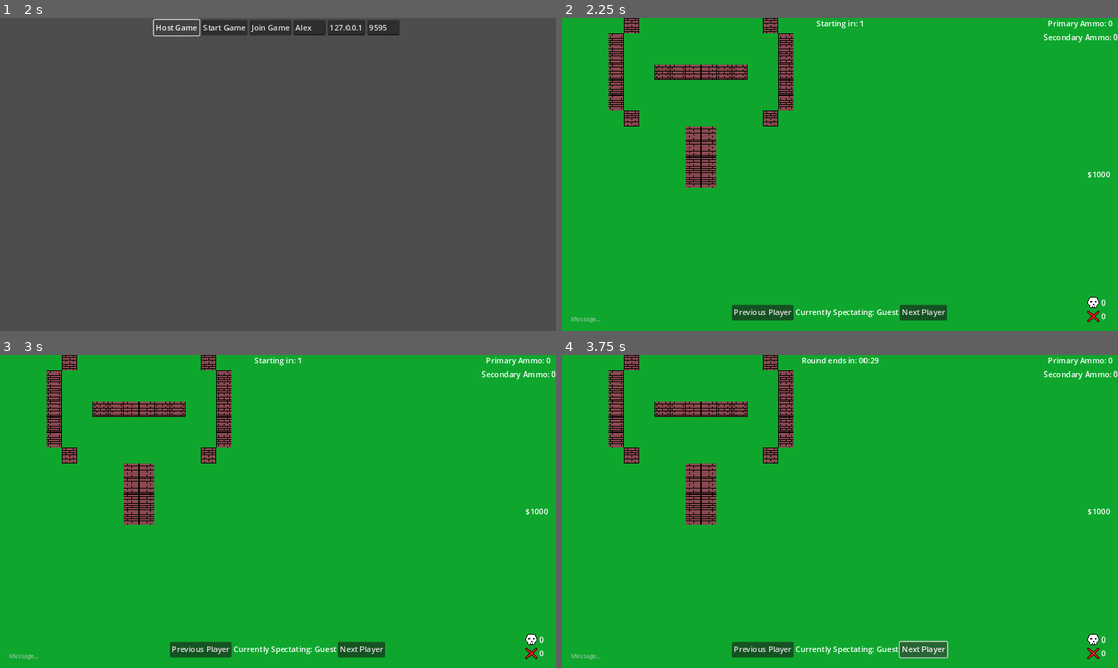
Above: before the commit, frames 1-4 (two rows, left to right).
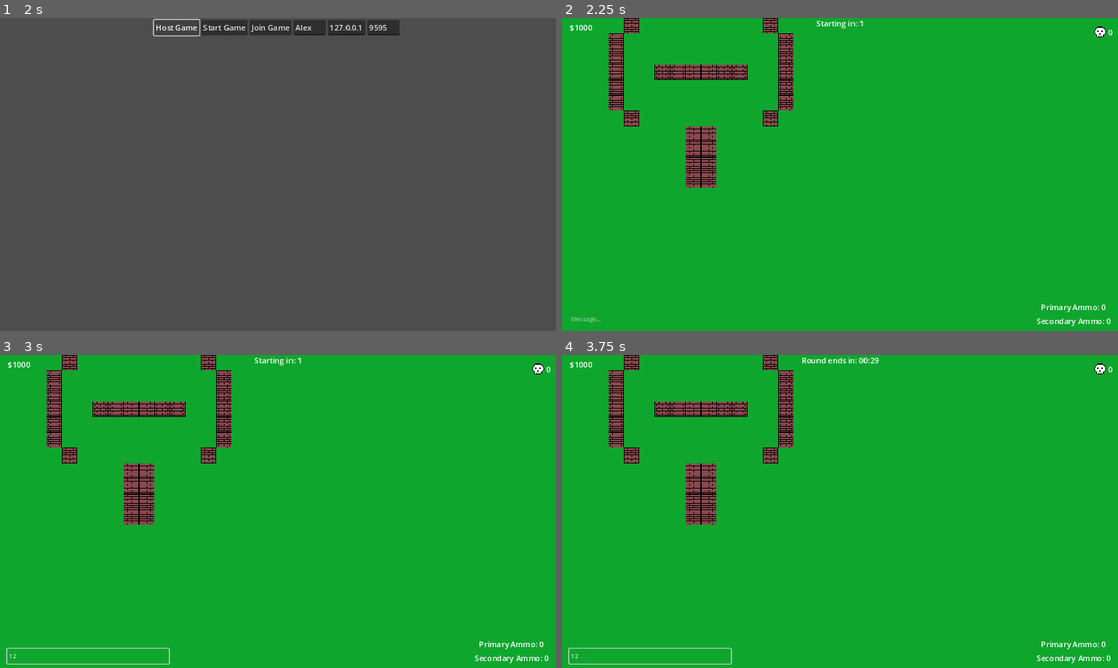
Above: after the commit, the same moments.

Repository: StormLight14/pew-pew-io
Game: Godot game, scene res://multiplayer/multiplayer.tscn
Same seed, same stepped clock (60 frames per second), same inputs: the game is played once before the commit and once after it.
Inputs (mouse positions are in pixels of both pictures, inside the frame that each line leads up to):
- Up to frame 1 (2 s): click (311, 27) at 0.52 s; type "Alex" at 0.6 s; click "Host Game" at 1.25 s
- Up to frame 2 (2.25 s): click "Start Game" at 2 s
- Up to frame 3 (3 s): click (88, 655) at 2.77 s; type "12" at 2.85 s
- Up to frame 4 (3.75 s): click (923, 649) at 3.5 s, where only the run before the commit has a clickable "Next Player"

Frame 1 is identical in both runs. In frame 2, 1.9% of the frame differs, in the area x 1-100%, y 0-99%; in frame 3, 2.1%; in frame 4, 2.2%.

Commit message:
add some gun sprites

Diff:
--- a/Items.gd
+++ b/Items.gd
@@ -5,7 +5,7 @@
 		"type": "knife",
 		"damage": 25,
 		"firing-mode": "semi-automatic",
-		"sprite": "res://assets/guns/gun.png"
+		"sprite": "res://assets/knives/default-knife.png"
 	},
 	"ak-47": {
 		"type": "primary",
@@ -33,7 +33,7 @@
 		"reload-time": 3.1,
 		"rate-of-fire": 666,
 		"firing-mode": "automatic",
-		"sprite": "res://assets/guns/gun.png"
+		"sprite": "res://assets/guns/m4a4.png"
 	},
 	"sg-553": {
 		"type": "primary",
@@ -47,7 +47,7 @@
 		"reload-time": 2.8,
 		"rate-of-fire": 545,
 		"firing-mode": "automatic",
-		"sprite": "res://assets/guns/gun.png"
+		"sprite": "res://assets/guns/sg-553.png"
 	},
 	"aug": {
 		"type": "primary",
@@ -61,7 +61,7 @@
 		"reload-time": 3.8,
 		"rate-of-fire": 600,
 		"firing-mode": "automatic",
-		"sprite": "res://assets/guns/gun.png"
+		"sprite": "res://assets/guns/aug.png"
 	},
 	"awp": {
 		"type": "primary",
@@ -75,7 +75,7 @@
 		"reload-time": 3.7,
 		"rate-of-fire": 41,
 		"firing-mode": "bolt-action",
-		"sprite": "res://assets/guns/gun.png"
+		"sprite": "res://assets/guns/awp.png"
 	},
 	"ssg-08": {
 		"type": "primary",
@@ -89,7 +89,7 @@
 		"reload-time": 3.7,
 		"rate-of-fire": 48,
 		"firing-mode": "bolt-action",
-		"sprite": "res://assets/guns/gun.png"
+		"sprite": "res://assets/guns/ssg-08.png"
 	},
 	"glock-18": {
 		"type": "secondary",
@@ -103,7 +103,7 @@
 		"reload-time": 2.3,
 		"rate-of-fire": 400,
 		"firing-mode": "semi-automatic",
-		"sprite": "res://assets/guns/gun.png"
+		"sprite": "res://assets/guns/glock-18.png"
 	},
 	"usp": {
 		"type": "secondary",
@@ -117,7 +117,7 @@
 		"reload-time": 2.7,
 		"rate-of-fire": 400,
 		"firing-mode": "semi-automatic",
-		"sprite": "res://assets/guns/gun.png"
+		"sprite": "res://assets/guns/usp.png"
 	}
 }
 
--- a/bullet/bullet.gd
+++ b/bullet/bullet.gd
@@ -16,3 +16,6 @@
 func _on_body_entered(body):
 	if body is CharacterBody2D == false:
 		queue_free()
+
+func _on_lifetime_timeout():
+	queue_free()
--- a/bullet/bullet.tscn
+++ b/bullet/bullet.tscn
@@ -7,6 +7,7 @@
 size = Vector2(4, 4)
 
 [node name="Bullet" type="Area2D"]
+z_index = -1
 collision_layer = 8
 script = ExtResource("1_77bsi")
 
@@ -16,4 +17,10 @@
 [node name="Sprite2D" type="Sprite2D" parent="."]
 texture = ExtResource("1_u430v")
 
+[node name="Lifetime" type="Timer" parent="."]
+wait_time = 2.0
+one_shot = true
+autostart = true
+
 [connection signal="body_entered" from="." to="." method="_on_body_entered"]
+[connection signal="timeout" from="Lifetime" to="." method="_on_lifetime_timeout"]
--- a/level/level.tscn
+++ b/level/level.tscn
@@ -123,6 +123,7 @@
 flat = true
 
 [node name="SpectateUI" type="CenterContainer" parent="GameUI"]
+visible = false
 anchors_preset = 12
 anchor_top = 1.0
 anchor_right = 1.0
@@ -152,62 +153,66 @@
 text = "Next Player"
 
 [node name="StatsUI" type="CenterContainer" parent="GameUI"]
+anchors_preset = 1
+anchor_left = 1.0
+anchor_right = 1.0
+offset_left = -60.0
+offset_bottom = 60.0
+grow_horizontal = 0
+
+[node name="VBoxContainer" type="VBoxContainer" parent="GameUI/StatsUI"]
+layout_mode = 2
+
+[node name="Kills" type="HBoxContainer" parent="GameUI/StatsUI/VBoxContainer"]
+layout_mode = 2
+
+[node name="KillsIcon" type="TextureRect" parent="GameUI/StatsUI/VBoxContainer/Kills"]
+layout_mode = 2
+texture = ExtResource("4_jg50k")
+expand_mode = 3
+
+[node name="KillsCount" type="Label" parent="GameUI/StatsUI/VBoxContainer/Kills"]
+unique_name_in_owner = true
+layout_mode = 2
+text = "0"
+
+[node name="Deaths" type="HBoxContainer" parent="GameUI/StatsUI/VBoxContainer"]
+visible = false
+layout_mode = 2
+
+[node name="DeathsIcon" type="TextureRect" parent="GameUI/StatsUI/VBoxContainer/Deaths"]
+layout_mode = 2
+texture = ExtResource("3_pab6c")
+expand_mode = 3
+
+[node name="DeathsCount" type="Label" parent="GameUI/StatsUI/VBoxContainer/Deaths"]
+unique_name_in_owner = true
+layout_mode = 2
+text = "0"
+
+[node name="AmmoUI" type="CenterContainer" parent="GameUI"]
 anchors_preset = 3
 anchor_left = 1.0
 anchor_top = 1.0
 anchor_right = 1.0
 anchor_bottom = 1.0
-offset_left = -87.0
-offset_top = -87.0
+offset_left = -183.0
+offset_top = -68.0
+offset_right = -1.0
 grow_horizontal = 0
 grow_vertical = 0
 
-[node name="VBoxContainer" type="VBoxContainer" parent="GameUI/StatsUI"]
-layout_mode = 2
-
-[node name="Kills" type="HBoxContainer" parent="GameUI/StatsUI/VBoxContainer"]
-layout_mode = 2
-
-[node name="KillsIcon" type="TextureRect" parent="GameUI/StatsUI/VBoxContainer/Kills"]
-layout_mode = 2
-texture = ExtResource("4_jg50k")
-expand_mode = 3
-
-[node name="KillsCount" type="Label" parent="GameUI/StatsUI/VBoxContainer/Kills"]
-unique_name_in_owner = true
-layout_mode = 2
-text = "0"
-
-[node name="Deaths" type="HBoxContainer" parent="GameUI/StatsUI/VBoxContainer"]
-layout_mode = 2
-
-[node name="DeathsIcon" type="TextureRect" parent="GameUI/StatsUI/VBoxContainer/Deaths"]
-layout_mode = 2
-texture = ExtResource("3_pab6c")
-expand_mode = 3
-
-[node name="DeathsCount" type="Label" parent="GameUI/StatsUI/VBoxContainer/Deaths"]
-unique_name_in_owner = true
-layout_mode = 2
-text = "0"
-
-[node name="AmmoUI" type="CenterContainer" parent="GameUI"]
-anchors_preset = 1
-anchor_left = 1.0
-anchor_right = 1.0
-offset_left = -141.0
-offset_bottom = 50.0
-grow_horizontal = 0
-
 [node name="VBoxContainer" type="VBoxContainer" parent="GameUI/AmmoUI"]
 layout_mode = 2
 
 [node name="PrimaryAmmo" type="Label" parent="GameUI/AmmoUI/VBoxContainer"]
+unique_name_in_owner = true
 layout_mode = 2
 text = "Primary Ammo: 0"
 horizontal_alignment = 1
 
 [node name="SecondaryAmmo" type="Label" parent="GameUI/AmmoUI/VBoxContainer"]
+unique_name_in_owner = true
 layout_mode = 2
 text = "Secondary Ammo: 0"
 horizontal_alignment = 1
@@ -311,16 +316,8 @@
 
 [node name="MoneyUI" type="CenterContainer" parent="GameUI"]
 unique_name_in_owner = true
-anchors_preset = 6
-anchor_left = 1.0
-anchor_top = 0.5
-anchor_right = 1.0
-anchor_bottom = 0.5
-offset_left = -79.0
-offset_top = -20.0
-offset_bottom = 20.0
-grow_horizontal = 0
-grow_vertical = 2
+offset_right = 79.0
+offset_bottom = 40.0
 
 [node name="MoneyLabel" type="Label" parent="GameUI/MoneyUI"]
 unique_name_in_owner = true
--- a/player/player.gd
+++ b/player/player.gd
@@ -46,6 +46,7 @@
 		#$PlayerLight.visible = true
 		username_label.text = username
 		camera_2d.enabled = true
+		GameValues.change_player_stat.rpc(name.to_int(), "equipped_item", GameValues.players[name.to_int()].equipped_item)
 
 func _physics_process(_delta):
 	if is_multiplayer_authority() and alive:
@@ -69,11 +70,14 @@
 	var change_item = null
 
 	if Input.is_action_just_pressed("primary"):
-		change_item = "primary"
+		if GameValues.players[name.to_int()].items["primary"]:
+			change_item = "primary"
 	elif Input.is_action_just_pressed("secondary"):
-		change_item = "secondary"
+		if GameValues.players[name.to_int()].items["secondary"]:
+			change_item = "secondary"
 	elif Input.is_action_just_pressed("knife"):
-		change_item = "knife"
+		if GameValues.players[name.to_int()].items["knife"]:
+			change_item = "knife"
 
 	if change_item:
 		GameValues.change_player_stat.rpc(name.to_int(), "equipped_item", change_item)
--- a/project.godot
+++ b/project.godot
@@ -81,6 +81,11 @@
 "events": [Object(InputEventKey,"resource_local_to_scene":false,"resource_name":"","device":-1,"window_id":0,"alt_pressed":false,"shift_pressed":false,"ctrl_pressed":false,"meta_pressed":false,"pressed":false,"keycode":0,"physical_keycode":66,"key_label":0,"unicode":98,"echo":false,"script":null)
 ]
 }
+chat={
+"deadzone": 0.5,
+"events": [Object(InputEventKey,"resource_local_to_scene":false,"resource_name":"","device":-1,"window_id":0,"alt_pressed":false,"shift_pressed":false,"ctrl_pressed":false,"meta_pressed":false,"pressed":false,"keycode":0,"physical_keycode":4194309,"key_label":0,"unicode":0,"echo":false,"script":null)
+]
+}
 
 [layer_names]
 
--- a/ui/game_ui.gd
+++ b/ui/game_ui.gd
@@ -5,6 +5,7 @@
 @onready var shop_ui = %ShopUI
 @onready var money_ui = %MoneyUI
 @onready var money_label = %MoneyLabel
+@onready var message_line = $MessageLine
 
 func _ready():
 	GameValues.message_sent_signal.connect(_on_message_sent)
Binary file changed: assets/guns/glock-18.png
Binary file changed: assets/guns/m4a4.png
Binary file changed: assets/guns/usp.png
Binary file added: assets/knives/default-knife.png
Not shown, added: assets/knives/default-knife.png.import
